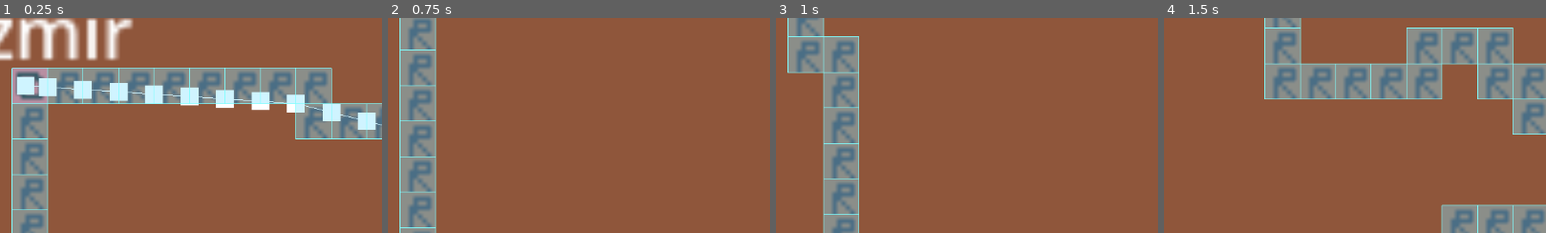
Above: before the commit, frames 1-4 (left to right).
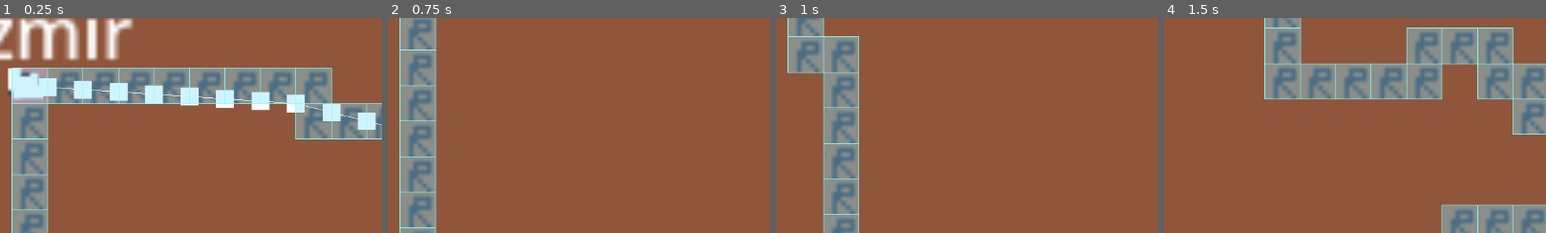
Above: after the commit, the same moments.

Repository: yigitozdemir/GLorryCorp
Game: Godot game, scene res://scenes/main_scenes/game_scene/game_scene.tscn
The game is run twice, just before and just after one commit, with the same random seed, the same clock (stepped at 60 frames per second) and the same inputs.
Inputs (mouse positions are % of the whole screen's width and height, from its top left):
- Up to frame 1 (0.25 s): no input
- Up to frame 2 (0.75 s): tap Enter at 0.5 s; move the mouse to (72, 45) at 0.52 s; hold S (camera_move_down) from 0.53 s (still down)
- Up to frame 3 (1 s): keep holding S (camera_move_down)
- Up to frame 4 (1.5 s): move the mouse to (30, 55) at 1.27 s; release S (camera_move_down) at 1.28 s; tap A (camera_move_left) at 1.35 s
The pictures show only the part of the screen within x 23-73%, y 23-73%; the shares and areas given below are measured in that part.

The runs differ from the first frame. In frame 1, 0.7% of the frame differs, in the area x 2-12%, y 23-39%; in frame 2, nothing differs; in frame 3, nothing differs; in frame 4, nothing differs.

Commit message:
code refinement

Diff:
--- a/scenes/main_scenes/game_scene/Node2D.gd
+++ b/scenes/lorry/Lorry.gd
@@ -1,13 +1,23 @@
 extends Node2D
+class_name Lorry
+## nav_agent refers to the navigation agent a lorry contains
+@onready var nav_agent: NavigationAgent2D = get_node("nav_agent")
+## TileMap of the game
+@export var map: TileMap
 
-@onready var nav_agent: NavigationAgent2D = get_node("NavigationAgent2D")
+@export_category("Lorry properties")
+@export var brand: String
+@export var model: String
+@export var year: int
+@export var type: int
+@export var capacity: int
+
 var finish_pos = Vector2(558, 188)
 
 # Called when the node enters the scene tree for the first time.
 func _ready():
-
 	print(nav_agent.get_navigation_map())
-	nav_agent.set_navigation_map(((get_parent().get_node("TileMap"))as TileMap).get_navigation_map(0))
+	nav_agent.set_navigation_map(map.get_navigation_map(0))
 	print(nav_agent.get_navigation_map())
 	NavigationServer2D.map_force_update(nav_agent.get_navigation_map())
 	NavigationServer2D.map_set_active(nav_agent.get_navigation_map(), true)
@@ -22,7 +32,7 @@
 		print(c)
 	pass # Replace with function body.
 
-func _process(delta):
+func _process(_delta):
 	nav_agent.get_next_path_position()
 	#print(nav_agent.get_next_path_position())
 	#print("Target Reachable: " + str(nav_agent.is_target_reachable()))
--- a/scenes/main_scenes/game_scene/Camera2D.gd
+++ b/scenes/main_scenes/game_scene/Camera2D.gd
@@ -9,7 +9,7 @@
 
 
 # Called every frame. 'delta' is the elapsed time since the previous frame.
-func _process(delta):
+func _process(_delta):
 	if Input.is_action_pressed("camera_move_left"):
 		position.x -= camera_speed
 	if Input.is_action_pressed("camera_move_right"):
--- a/scenes/main_scenes/game_scene/game_scene.tscn
+++ b/scenes/main_scenes/game_scene/game_scene.tscn
@@ -1,11 +1,11 @@
-[gd_scene load_steps=14 format=3 uid="uid://dth7k8v1v1jpg"]
+[gd_scene load_steps=15 format=3 uid="uid://dth7k8v1v1jpg"]
 
 [ext_resource type="Script" path="res://scenes/main_scenes/game_scene/game_scene.gd" id="1_1vlji"]
 [ext_resource type="Texture2D" uid="uid://cieh024wdc3ai" path="res://assets/img/spritesheet.png" id="1_5mxav"]
 [ext_resource type="Script" path="res://scenes/main_scenes/game_scene/TileMap.gd" id="2_154vo"]
 [ext_resource type="Script" path="res://scenes/main_scenes/game_scene/Camera2D.gd" id="2_pd0ve"]
-[ext_resource type="Script" path="res://scenes/main_scenes/game_scene/Node2D.gd" id="2_ptjbf"]
 [ext_resource type="Script" path="res://resources/City.gd" id="3_hdiht"]
+[ext_resource type="Script" path="res://scenes/lorry/Lorry.gd" id="5_1jh0w"]
 
 [sub_resource type="NavigationPolygon" id="NavigationPolygon_e275a"]
 vertices = PackedVector2Array(-4, -4, 4, -4, 4, 4, -4, 4)
@@ -56,10 +56,14 @@
 position = Vector2(40, 56)
 level = 1
 
+[sub_resource type="AtlasTexture" id="AtlasTexture_y08lc"]
+atlas = ExtResource("1_5mxav")
+region = Rect2(248, 0, 8, 8)
+
 [node name="game_scene" type="Node2D"]
 script = ExtResource("1_1vlji")
 
-[node name="TileMap" type="TileMap" parent="."]
+[node name="map" type="TileMap" parent="."]
 position = Vector2(2, 0)
 tile_set = SubResource("TileSet_20yly")
 cell_quadrant_size = 8
@@ -78,17 +82,15 @@
 script = ExtResource("2_154vo")
 cities = Array[ExtResource("3_hdiht")]([SubResource("Resource_6fxgc"), SubResource("Resource_p0jd3"), SubResource("Resource_mwnjm")])
 
-[node name="Camera2D" type="Camera2D" parent="."]
-position = Vector2(326, 167)
-zoom = Vector2(6.685, 6.685)
-process_callback = 0
-script = ExtResource("2_pd0ve")
+[node name="container_lorry" type="Node2D" parent="."]
+z_index = 1
 
-[node name="Node2D" type="Node2D" parent="."]
+[node name="Lorry" type="Node2D" parent="container_lorry" node_paths=PackedStringArray("map")]
 position = Vector2(285, 156)
-script = ExtResource("2_ptjbf")
+script = ExtResource("5_1jh0w")
+map = NodePath("../../map")
 
-[node name="NavigationAgent2D" type="NavigationAgent2D" parent="Node2D"]
+[node name="nav_agent" type="NavigationAgent2D" parent="container_lorry/Lorry"]
 path_desired_distance = 4.0
 target_desired_distance = 2.0
 radius = 5.0
@@ -97,6 +99,15 @@
 avoidance_mask = 0
 debug_enabled = true
 debug_use_custom = true
+
+[node name="sprite" type="Sprite2D" parent="container_lorry/Lorry"]
+texture = SubResource("AtlasTexture_y08lc")
+
+[node name="Camera2D" type="Camera2D" parent="."]
+position = Vector2(326, 167)
+zoom = Vector2(6.685, 6.685)
+process_callback = 0
+script = ExtResource("2_pd0ve")
 
 [node name="ui_canvas" type="CanvasLayer" parent="."]
 
